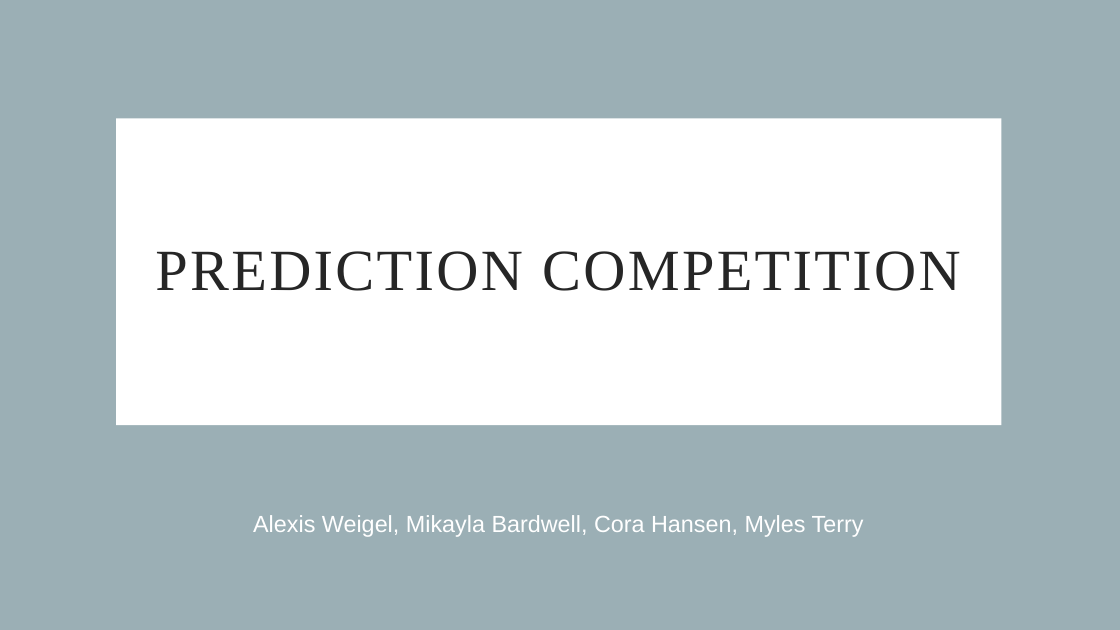
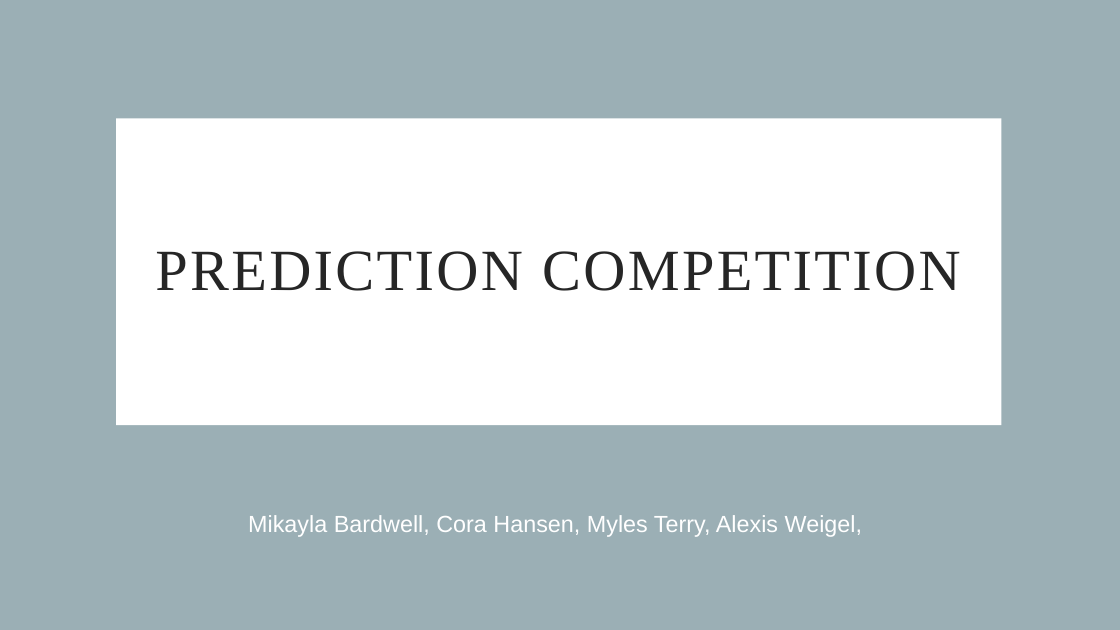
Before and after one commit to aweigel1/BAS-475-Group-Project-Predictions, a slide deck: slide 1 of Prediction-Competition-Powerpoint.pptx. Drawn at 1120x630 pixels with LibreOffice and Linux fonts; fonts in the diff are those of the drawing. Boxes give left, top, right and bottom in pixels: in the first picture for what was removed or moved away, otherwise in the second. Text is boxed around its words. In the diff, an @@ line names an element or a change of style, - is before the commit and + after.

```diff
--- a/Prediction-Competition-Powerpoint.pptx
+++ b/Prediction-Competition-Powerpoint.pptx
@@ subtitle at box(248, 515, 862, 537): text changed @@
-Alexis Weigel, Mikayla Bardwell, Cora Hansen, Myles Terry
+Mikayla Bardwell, Cora Hansen, Myles Terry, Alexis Weigel,
```
Also in this commit, not shown: 4 slides added, 4 slides removed.
